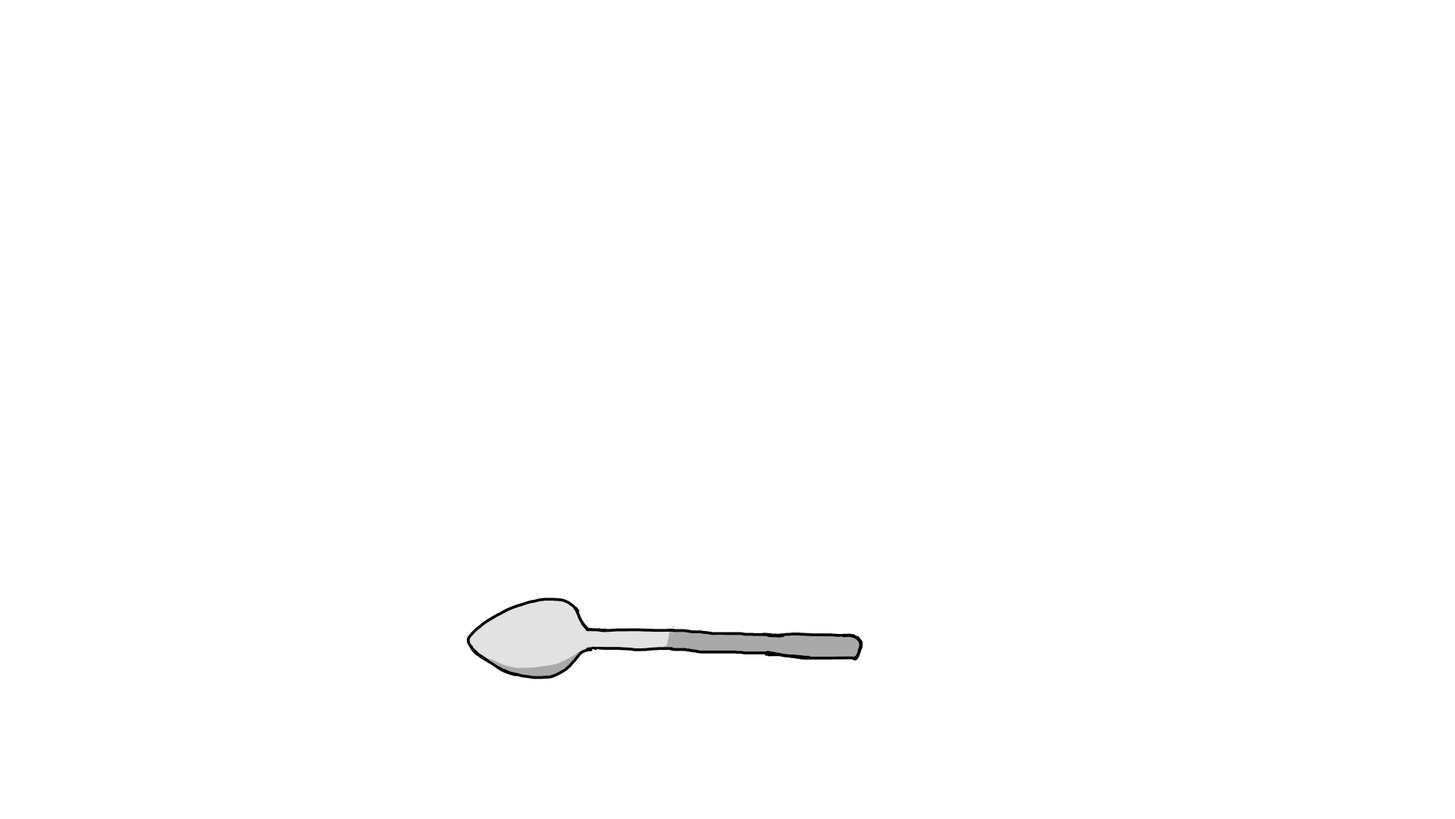
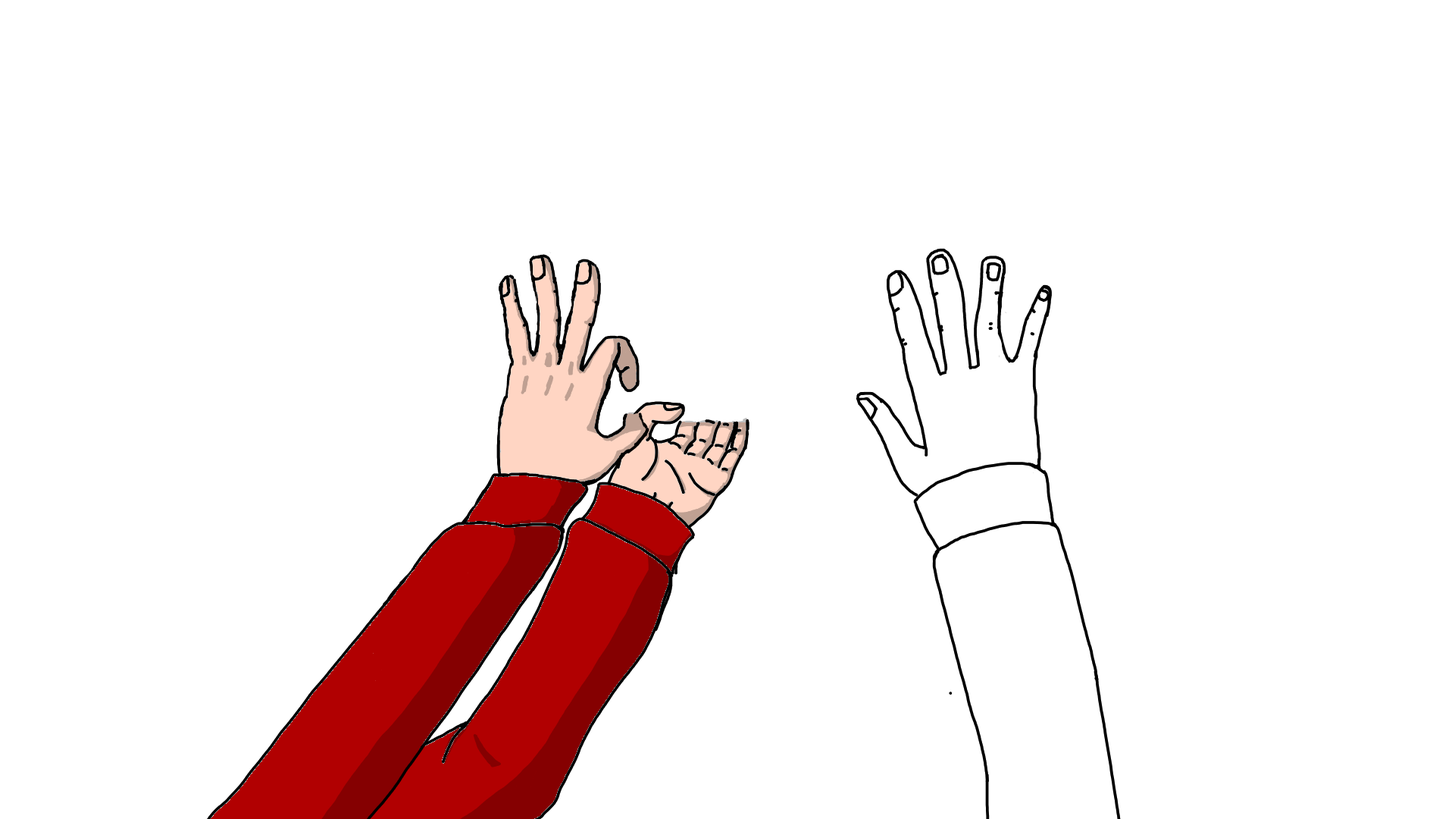
Layer changes from the first 1455x819 image to the second:
moved "spoon sh 4" into group "Spoon 4", painted on it over [left=436, top=582, right=1122, bottom=819]
moved "spoon col 4" into group "Spoon 4" over [left=436, top=582, right=864, bottom=680]
moved "spoon 4" into group "Spoon 4" over [left=436, top=582, right=864, bottom=680]
added group "Left Hand 4" with 2 layers above "Right Hand 3" over [left=206, top=251, right=680, bottom=819]
showed "shadow 4", moved it into group "Left Hand 4", painted on it over [left=291, top=251, right=680, bottom=819]
showed "hand 4", moved it into group "Left Hand 4", painted on it over [left=206, top=251, right=680, bottom=819]
added group "Left Hand 1" with 2 layers above "traces" over [left=242, top=388, right=971, bottom=819]
showed "hand shadow 1", moved it into group "Left Hand 1", painted on it over [left=436, top=388, right=777, bottom=819]
showed "hand 1", moved it into group "Left Hand 1", painted on it over [left=242, top=388, right=971, bottom=819]
added group "Right Hand Leaving" with 3 layers above "right sh 1" over [left=824, top=247, right=1122, bottom=819]
added layer "RHL" in group "Right Hand Leaving" over [left=824, top=247, right=1122, bottom=819]
